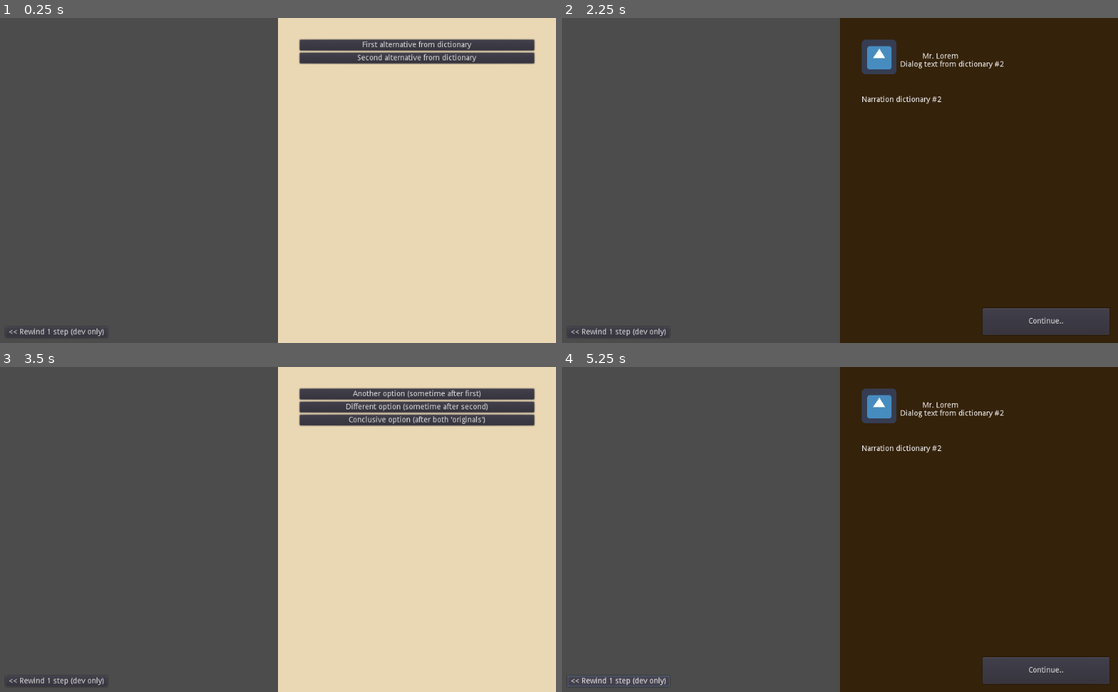
Above: before the commit, frames 1-4 (two rows, left to right).
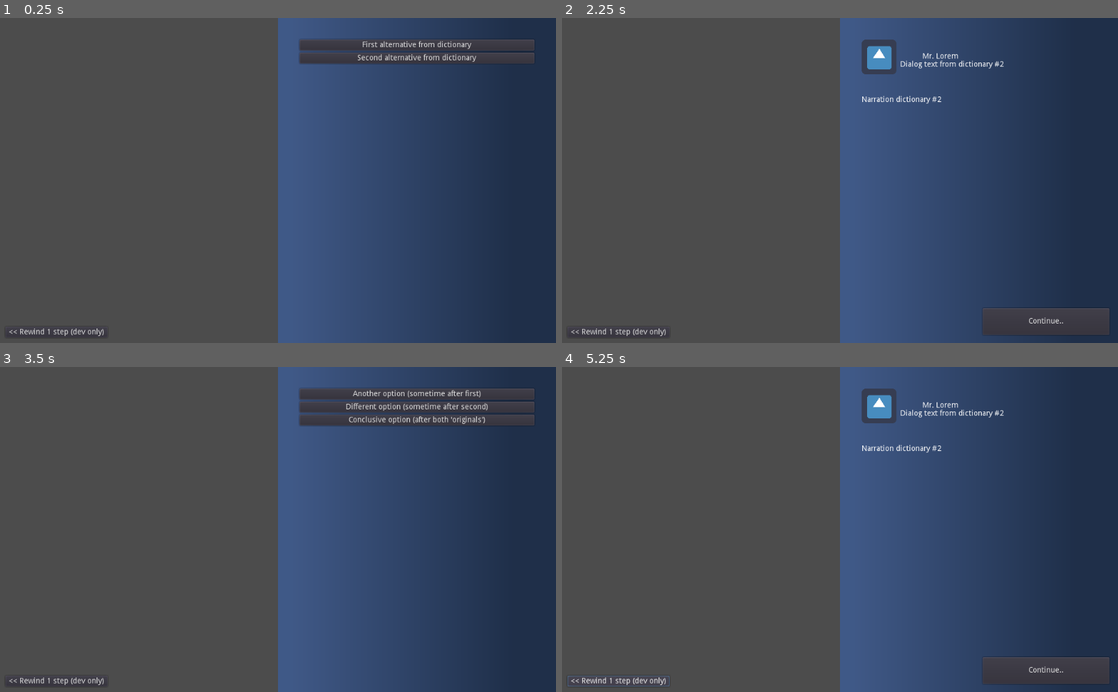
Above: after the commit, the same moments.

Repository: jordgubben/gw24-fam-andersson
Game: Godot game, scene res://FamilyDinner.tscn
Same seed, same stepped clock (60 frames per second), same inputs: the game is played once before the commit and once after it. The engine's default icon, where the game draws it, is replaced by a stand-in: a white triangle on a blue panel in a dark square.
Inputs:
- Up to frame 1 (0.25 s): no input
- Up to frame 2 (2.25 s): click "First alternative from dictio…" at 0.5 s; click "Continue.." at 1.25 s; click "Second alternative from dicti…" at 2 s
- Up to frame 3 (3.5 s): click "Continue.." at 2.75 s
- Up to frame 4 (5.25 s): click "<< Rewind 1 step (dev only)" at 3.5 s; click "Second alternative from dicti…" at 4.25 s; click "<< Rewind 1 step (dev only)" at 5 s

The runs differ from the first frame. In frame 1, 47% of the frame differs, in the area x 50-100%, y 0-100%; in frame 2, 47%; in frame 3, 46%; in frame 4, 47%.

Commit message:
Tint UI with blue gradient (70s Zine Palette)

Diff:
--- /dev/null
+++ b/ui/BlueGradient.tres
@@ -0,0 +1,5 @@
+[gd_resource type="Gradient" format=2]
+
+[resource]
+offsets = PoolRealArray( 0.0524345, 0.853047 )
+colors = PoolColorArray( 0.25098, 0.34902, 0.529412, 1, 0.121569, 0.184314, 0.286275, 1 )
--- /dev/null
+++ b/ui/BlueGradientTexture.tres
@@ -0,0 +1,6 @@
+[gd_resource type="GradientTexture" load_steps=2 format=2]
+
+[ext_resource path="res://ui/BlueGradient.tres" type="Gradient" id=1]
+
+[resource]
+gradient = ExtResource( 1 )
--- a/ui/NarrativePanel.tscn
+++ b/ui/NarrativePanel.tscn
@@ -1,8 +1,9 @@
-[gd_scene load_steps=4 format=2]
+[gd_scene load_steps=5 format=2]
 
 [ext_resource path="res://ui/DialougeBox.tscn" type="PackedScene" id=1]
 [ext_resource path="res://ui/NarrativePanel.gd" type="Script" id=2]
 [ext_resource path="res://ui/NarrationBox.tscn" type="PackedScene" id=3]
+[ext_resource path="res://ui/BlueGradientTexture.tres" type="Texture" id=4]
 
 [node name="NarrativePanel" type="Control"]
 anchor_left = 0.5
@@ -13,10 +14,11 @@
 "_edit_use_anchors_": false
 }
 
-[node name="bg" type="ColorRect" parent="."]
+[node name="bg" type="TextureRect" parent="."]
 anchor_right = 1.0
 anchor_bottom = 1.0
-color = Color( 0.203922, 0.133333, 0.0431373, 1 )
+texture = ExtResource( 4 )
+expand = true
 __meta__ = {
 "_edit_use_anchors_": false
 }
--- a/ui/OptionsPanel.tscn
+++ b/ui/OptionsPanel.tscn
@@ -1,6 +1,7 @@
-[gd_scene load_steps=2 format=2]
+[gd_scene load_steps=3 format=2]
 
 [ext_resource path="res://ui/OptionsPanel.gd" type="Script" id=1]
+[ext_resource path="res://ui/BlueGradientTexture.tres" type="Texture" id=2]
 
 [node name="OptionsPanel" type="Control"]
 anchor_left = 0.5
@@ -11,13 +12,11 @@
 "_edit_use_anchors_": false
 }
 
-[node name="bg" type="ColorRect" parent="."]
+[node name="bg" type="TextureRect" parent="."]
 anchor_right = 1.0
 anchor_bottom = 1.0
-color = Color( 0.917647, 0.847059, 0.709804, 1 )
-__meta__ = {
-"_edit_use_anchors_": false
-}
+texture = ExtResource( 2 )
+expand = true
 
 [node name="margin" type="MarginContainer" parent="."]
 anchor_right = 1.0
Not shown, changed: README.md
